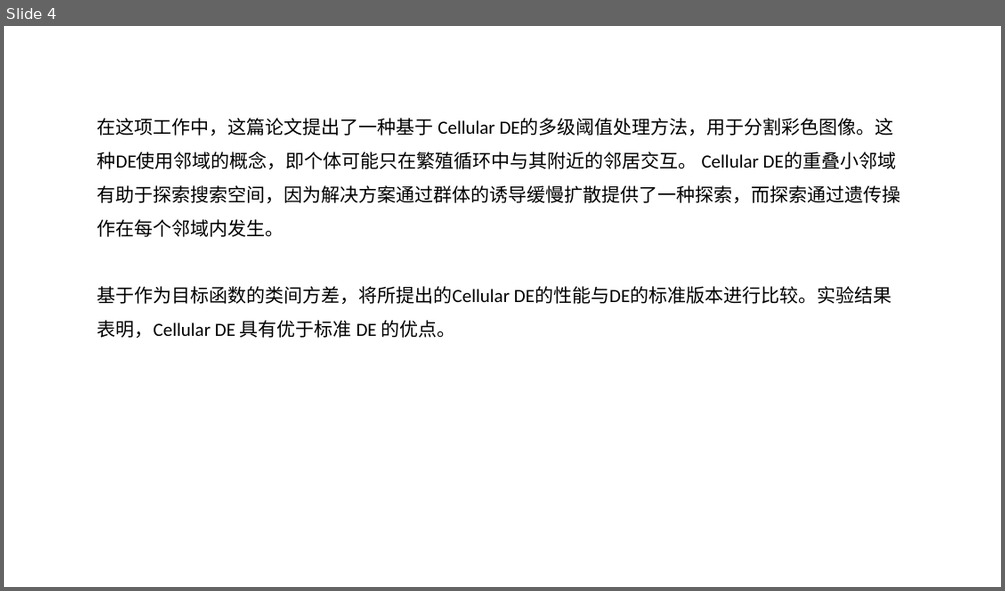
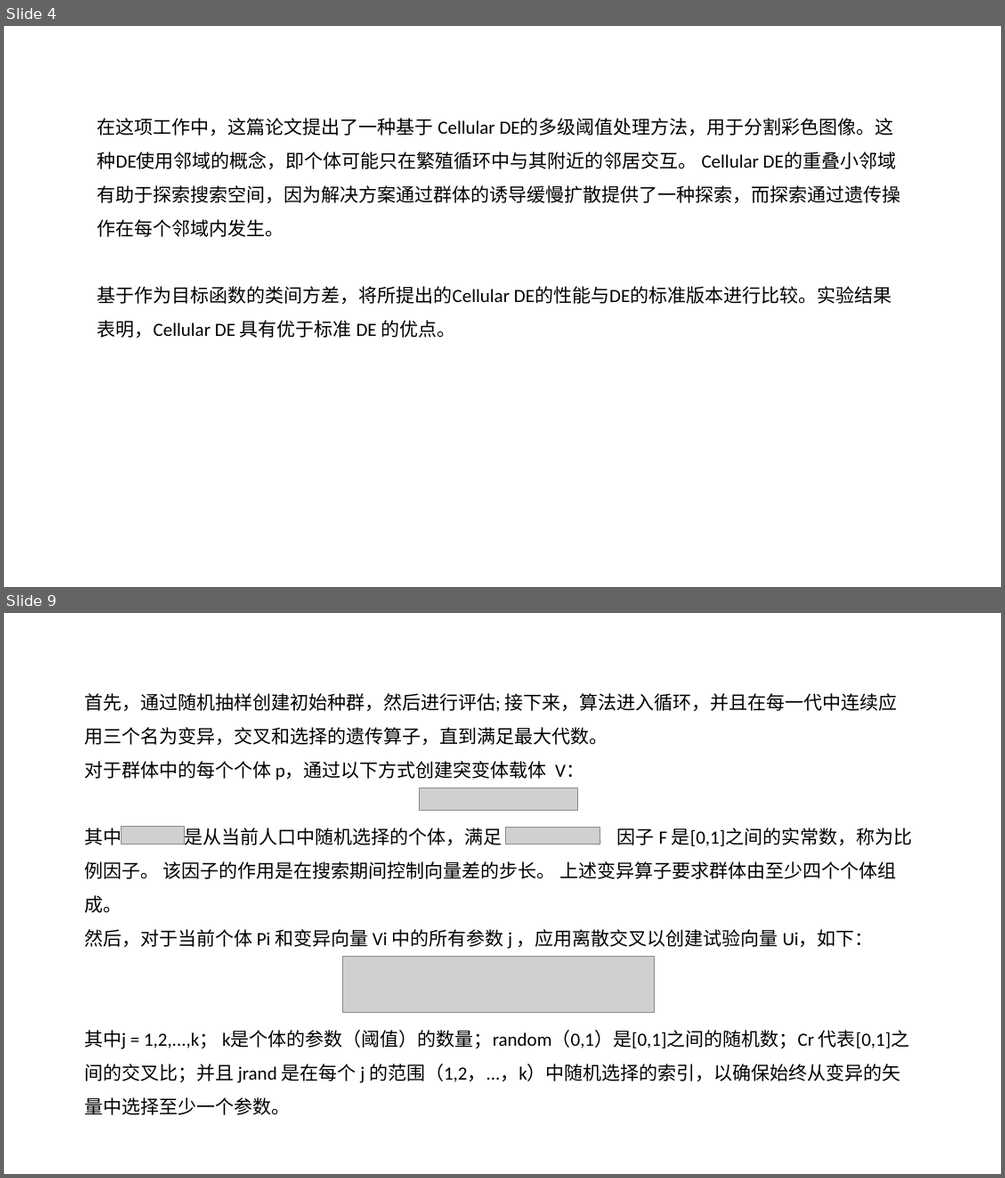
Before and after one commit to likaihz/EAS, a slide deck: YingShengyu/slides.pptx. Shown one above the other, each under a label of ours: slide 4 before the commit, slides 4 and 9 after it; the slides between them are not shown. The pictures are 1005x591 and 1005x1178 pixels, drawn with LibreOffice and Linux fonts; fonts in the diff are those of the drawing; grey boxes stand for pictures. Boxes give left, top, right and bottom in pixels: in the first picture for what was removed or moved away, otherwise in the second. Text is boxed around its words. In the diff, an @@ line names an element or a change of style, - is before the commit and + after.

```diff
--- a/YingShengyu/slides.pptx
+++ b/YingShengyu/slides.pptx
@@ slide 9 added at <box>4,613,1001,1174</box>, background #FFFFFF @@
@@ text added at <box>84,693,912,1115</box>, 18 pt, text #000000 @@
+首先，通过随机抽样创建初始种群，然后进行评估; 接下来，算法进入循环，并且在每一代中连续应用三个名为变异，交叉和选择的遗传算子，直到满足最大代数。
+对于群体中的每个个体 p，通过以下方式创建突变体载体 V：
+其中 是从当前人口中随机选择的个体，满足 。 因子 F 是[0,1]之间的实常数，称为比例因子。 该因子的作用是在搜索期间控制向量差的步长。 上述变异算子要求群体由至少四个个体组成。
+然后，对于当前个体 Pi 和变异向量 Vi 中的所有参数 j ，应用离散交叉以创建试验向量 Ui，如下：
+其中j = 1,2,...,k； k是个体的参数（阈值）的数量；random（0,1）是[0,1]之间的随机数；Cr 代表[0,1]之间的交叉比；并且 jrand 是在每个 j 的范围（1,2，...，k）中随机选择的索引，以确保始终从变异的矢量中选择至少一个参数。
@@ picture added at <box>419,788,577,810</box> @@
@@ picture added at <box>121,827,185,844</box> @@
@@ picture added at <box>505,827,599,844</box> @@
@@ picture added at <box>343,957,655,1013</box> @@
```
Also in this commit, not shown: 1 slide changed, 4 other slides added.
